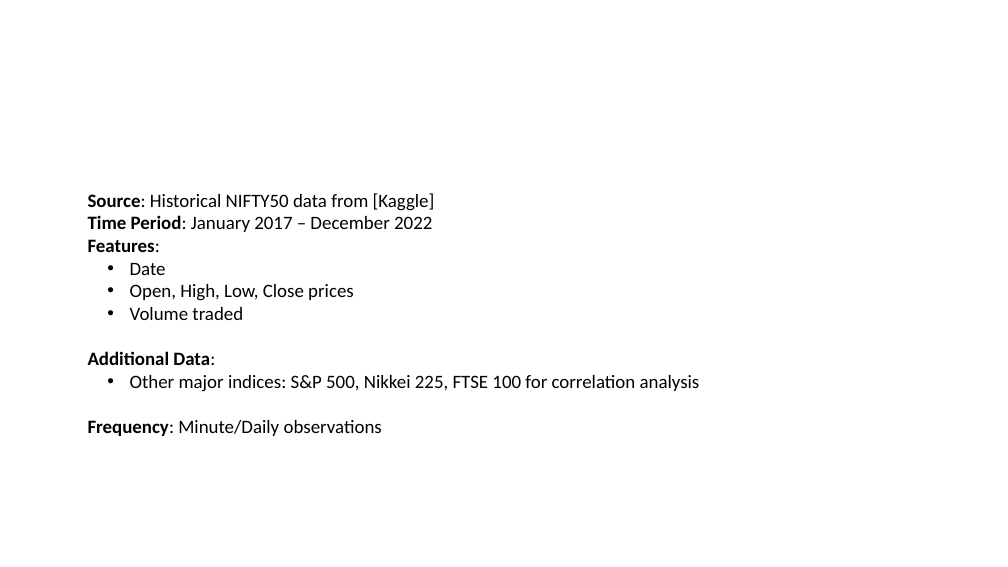
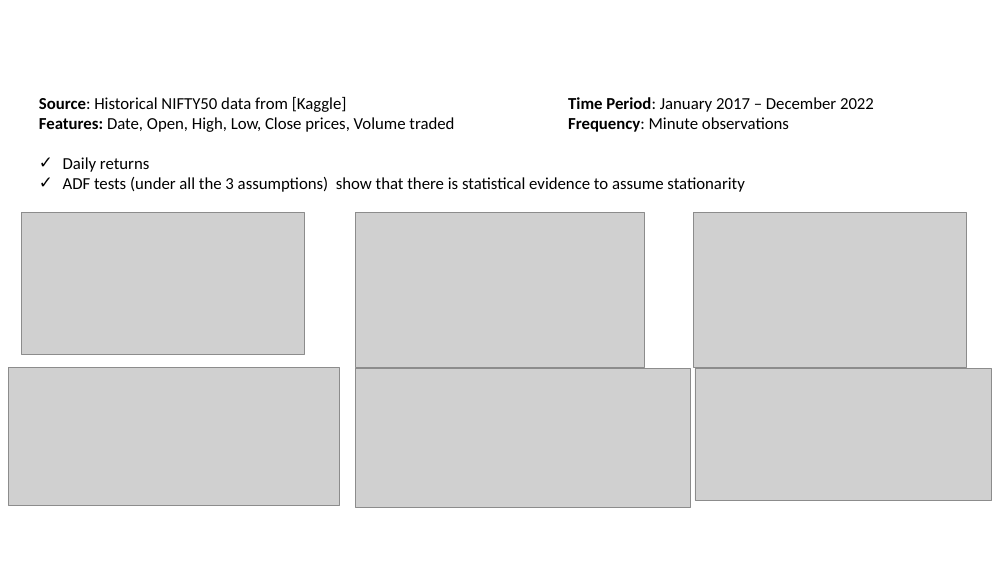
Before and after one commit to ClaudiooBarbieri/econometric-insurance, a slide deck: slide 2 of econometric/Template Tesi di Laurea Magistrale.pptx. Drawn at 1008x567 pixels with LibreOffice and Linux fonts; fonts in the diff are those of the drawing; grey boxes stand for pictures; background and template pictures are left out. Boxes give left, top, right and bottom in pixels: in the first picture for what was removed or moved away, otherwise in the second. Text is boxed around its words. In the diff, an @@ line names an element or a change of style, - is before the commit and + after.

Commit message:
Insurance addition

```diff
--- a/econometric/Template Tesi di Laurea Magistrale.pptx
+++ b/econometric/Template Tesi di Laurea Magistrale.pptx
@@ text at [39,97,789,192]: text changed; size 18 to 16 pt @@
-Source: Historical NIFTY50 data from [Kaggle]
-Time Period: January 2017 – December 2022
-Features:
-  • Date
-  • Open, High, Low, Close prices
-  • Volume traded
-Additional Data:
-  • Other major indices: S&P 500, Nikkei 225, FTSE 100 for correlation analysis
-Frequency: Minute/Daily observations
+Source: Historical NIFTY50 data from [Kaggle] Time Period: January 2017 – December 2022
+Features: Date, Open, High, Low, Close prices, Volume traded Frequency: Minute observations
+✓ Daily returns
+✓ ADF tests (under all the 3 assumptions) show that there is statistical evidence to assume stationarity
@@ picture added at [22,212,305,355] @@
@@ picture added at [355,212,644,367] @@
@@ picture added at [693,212,967,367] @@
@@ picture added at [9,368,340,506] @@
@@ picture added at [355,369,690,507] @@
@@ picture added at [695,369,992,501] @@
```
Also in this commit, not shown: 2 other slides changed, 1 slide added, 3 other files.
